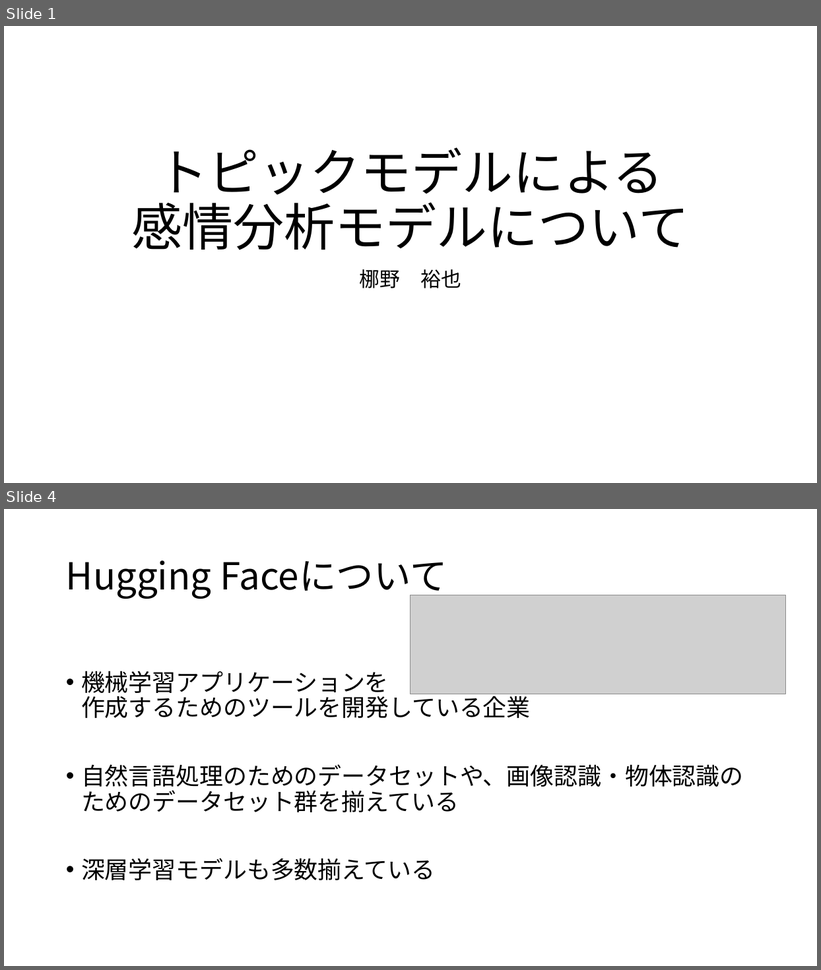
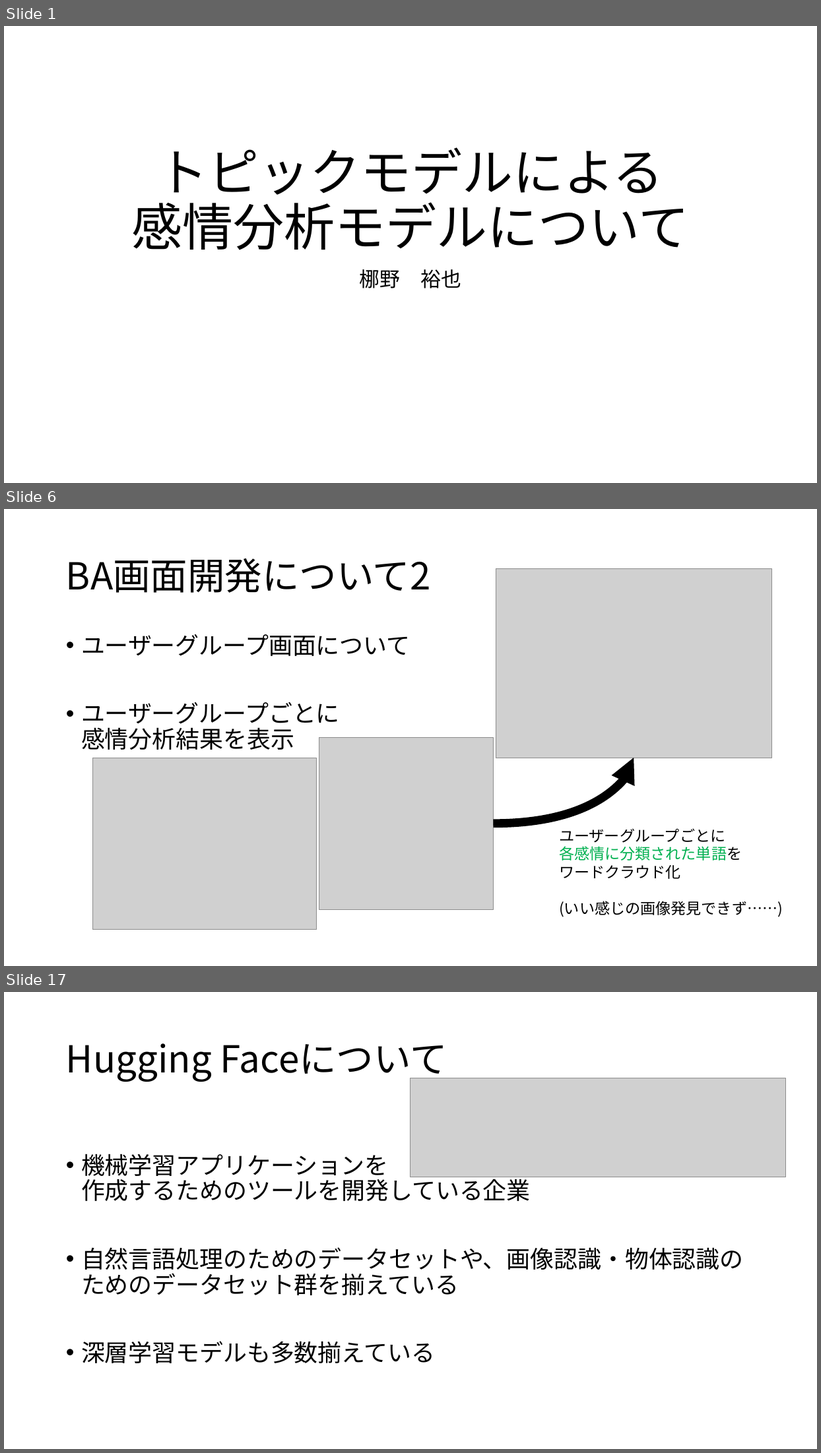
Before and after one commit to leggings8942/my_topic_model, a slide deck: 説明用資料.pptx. Shown one above the other, each under a label of ours: slides 1 and 4 before the commit, slides 1, 6 and 17 after it; the slides between them are not shown. The pictures are 821x970 and 821x1453 pixels, drawn with LibreOffice and Linux fonts; fonts in the diff are those of the drawing; grey boxes stand for pictures. Boxes give left, top, right and bottom in pixels: in the first picture for what was removed or moved away, otherwise in the second. Text is boxed around its words. In the diff, an @@ line names an element or a change of style, - is before the commit and + after.

```diff
--- a/説明用資料.pptx
+++ b/説明用資料.pptx
@@ slide 6 added at [4, 509, 817, 966], background #FFFFFF @@
@@ title added at [66, 559, 431, 593], 44 pt, text #000000 @@
+BA画面開発について2
@@ picture added at [496, 569, 772, 758] @@
@@ text added at [81, 634, 410, 750], 28 pt, text #000000 @@
+• ユーザーグループ画面について
+• ユーザーグループごとに
+  感情分析結果を表示
@@ picture added at [319, 738, 493, 910] @@
@@ picture added at [93, 758, 317, 930] @@
@@ curved arrow added from (494, 824) to (634, 758), #000000 10 pt @@
@@ text added at [559, 828, 783, 918], 18 pt, text #000000 @@
+ユーザーグループごとに
+各感情に分類された単語を
+ワードクラウド化
+(いい感じの画像発見できず……)
@@ what was slide 4 is now slide 17 @@
```
Also in this commit, not shown: 3 slides changed, 18 other slides added.
